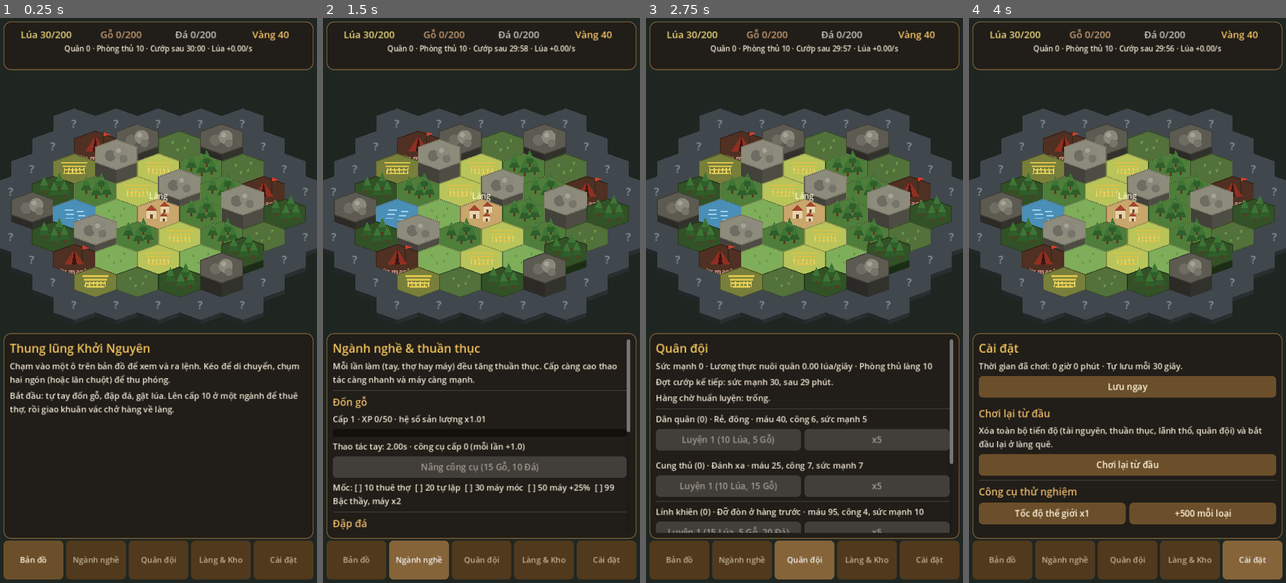
Above: before the commit, frames 1-4 (left to right).
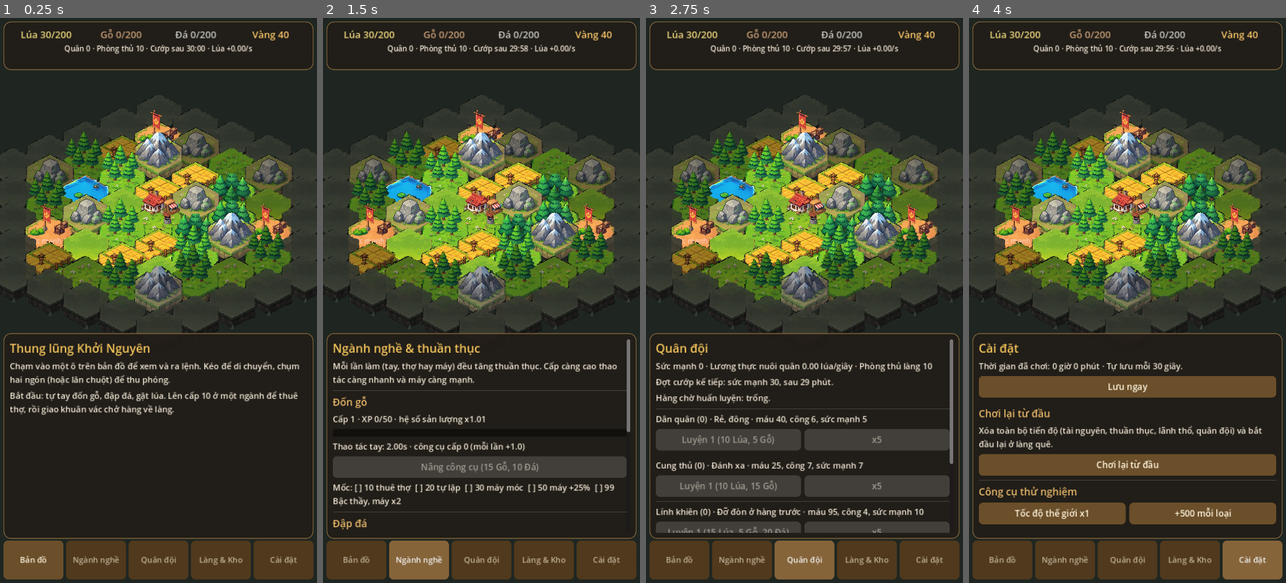
Above: after the commit, the same moments.

Repository: Toanh26/Idle_sur
Game: Godot game, scene res://scenes/Main.tscn
Same seed, same stepped clock (60 frames per second), same inputs: the game is played once before the commit and once after it.
Inputs:
- Up to frame 1 (0.25 s): no input
- Up to frame 2 (1.5 s): click "Bản đồ" at 0.5 s; click "Ngành nghề" at 1.25 s
- Up to frame 3 (2.75 s): click "Quân đội" at 2 s
- Up to frame 4 (4 s): click "Làng & Kho" at 2.75 s; click "Cài đặt" at 3.5 s

The runs differ from the first frame. In frame 1, 30% of the frame differs, in the area x 0-100%, y 13-56%; in frame 2, 30%; in frame 3, 30%; in frame 4, 30%.

Commit message:
Dùng bộ asset ô lục giác cho bản đồ và trận đánh
- Cắt sprite sheet thành 9 ô gốc + 31 đồ vật (tools/slice_assets.py)
- Tự ghép thêm ô: làng, đồn thổ phỉ, rừng dày/thu, mỏ đá, ruộng cối xay,
  hồ có bến, núi tuyết, sương mù, đất hoang, đất nhiễm độc, mỏ tinh thể
- Đổi lưới sang lục giác đỉnh phẳng cho khớp asset
- Thợ, máy, cần cẩu, hàng rào, tháp vẽ bằng sprite; bàn trận dùng ô cỏ

Co-Authored-By: Claude Opus 5.5 <noreply@anthropic.com>
Claude-Session: https://claude.ai/code/session_01NNxgZzkCUdo89QeDQ3JDBB

Diff:
--- /dev/null
+++ b/assets/tiles/meta.json
@@ -0,0 +1,68 @@
+{
+ "canvas": [
+  200,
+  300
+ ],
+ "anchor": [
+  100,
+  170
+ ],
+ "face_w": 164.0,
+ "depth": 77,
+ "tiles": [
+  "camp",
+  "crystal",
+  "dirt",
+  "field",
+  "field_mill",
+  "fog",
+  "forest",
+  "forest_autumn",
+  "forest_small",
+  "grass",
+  "grass_flowers",
+  "grass_tall",
+  "mountain",
+  "mountain_snow",
+  "quarry",
+  "rocks",
+  "toxic",
+  "village",
+  "wasteland",
+  "water",
+  "water_dock"
+ ],
+ "props": [
+  "banner",
+  "bush_flower",
+  "bush_flower2",
+  "crate",
+  "crystal",
+  "dock",
+  "dock_boat",
+  "fence",
+  "flowers_white",
+  "flowers_yellow",
+  "grass_tuft",
+  "hay",
+  "house_blue",
+  "house_red",
+  "house_wood",
+  "lantern",
+  "log",
+  "log_mushroom",
+  "market",
+  "pine",
+  "pine2",
+  "rock_a",
+  "rock_b",
+  "rock_c",
+  "signpost",
+  "tower",
+  "tree_pink",
+  "tree_round",
+  "tree_round2",
+  "well",
+  "windmill"
+ ]
+}
--- a/scripts/battle_view.gd
+++ b/scripts/battle_view.gd
@@ -5,6 +5,7 @@
 signal finished(win: bool)
 
 const Hex = preload("res://scripts/hex.gd")
+const TileArt = preload("res://scripts/tile_art.gd")
 
 var arena: Control
 var title_label: Label
@@ -21,6 +22,8 @@
 var running := false
 var speed := 1
 var _font: Font
+var art = TileArt.new()
+var _board: Array = []
 
 
 func _ready() -> void:
@@ -297,20 +300,12 @@
 # ---------------------------------------------------------------- vẽ
 func _draw_arena() -> void:
 	var size := arena.size
-	# bàn lục giác
-	var hs := 34.0
-	var w := hs * sqrt(3.0)
-	var h := hs * 1.5 * Hex.SQUASH * 1.25
-	var rows := int(size.y * 0.62 / h)
-	var start_y := size.y * 0.16
-	for r in rows:
-		var off := (w / 2.0) if r % 2 == 1 else 0.0
-		var cols := int(size.x / w) + 2
-		for q in cols:
-			var c := Vector2(q * w + off - w / 2.0, start_y + r * h)
-			var pts := Hex.corners(c, hs - 2.0)
-			var shade := 0.04 * ((q + r) % 2)
-			draw_hex(pts, Color(0.30 + shade, 0.36 + shade, 0.24))
+	# bàn lục giác dùng ảnh ô cỏ; vòng ngoài là rừng
+	if _board.is_empty() or _board[0]["w"] != size.x:
+		_build_board(size)
+	for b in _board:
+		if not art.draw_tile(arena, b["name"], b["pos"], b["s"], b["mod"]):
+			draw_hex(Hex.corners(b["pos"], b["s"] - 2.0), Color(0.3, 0.36, 0.24))
 	# đạn
 	for s in shots:
 		var col := Color(0.6, 0.85, 1.0) if s["mine"] else Color(1.0, 0.6, 0.45)
@@ -342,5 +337,23 @@
 	arena.draw_string(_font, Vector2(20, size.y * 0.78), "Quân ta", HORIZONTAL_ALIGNMENT_LEFT, -1, 20, Color(0.7, 0.85, 1))
 
 
+func _build_board(size: Vector2) -> void:
+	_board.clear()
+	var hs := 42.0
+	var k := hs / Hex.SIZE
+	var center := Vector2(size.x / 2.0, size.y * 0.5)
+	var names := ["grass", "grass_flowers", "grass_tall"]
+	for c in Hex.coords_in_radius(Vector2i.ZERO, 9):
+		var pos: Vector2 = center + Hex.to_pixel(c.x, c.y) * k
+		if pos.x < -hs or pos.x > size.x + hs or pos.y < size.y * 0.1 or pos.y > size.y * 0.86:
+			continue
+		var edge := pos.x < hs * 1.2 or pos.x > size.x - hs * 1.2
+		var h := absi(c.x * 92821 ^ c.y * 68917)
+		var tname: String = ("forest_small" if h % 2 == 0 else "forest") if edge else names[h % 3]
+		_board.append({"pos": pos, "s": hs, "name": tname, "mod": Color(0.9, 0.9, 0.88), "w": size.x,
+			"y": pos.y})
+	_board.sort_custom(func(a, b): return float(a["y"]) < float(b["y"]))
+
+
 func draw_hex(pts: PackedVector2Array, col: Color) -> void:
 	arena.draw_colored_polygon(pts, col)
--- a/scripts/game.gd
+++ b/scripts/game.gd
@@ -120,12 +120,15 @@
 
 
 func _build_draw_order() -> void:
+	## Vẽ từ xa tới gần: ô có toạ độ màn hình y nhỏ hơn vẽ trước.
 	draw_order = tiles.keys()
 	draw_order.sort_custom(func(a, b):
 		var ta: Dictionary = tiles[a]
 		var tb: Dictionary = tiles[b]
-		if int(ta["r"]) != int(tb["r"]):
-			return int(ta["r"]) < int(tb["r"])
+		var ya := 2 * int(ta["r"]) + int(ta["q"])
+		var yb := 2 * int(tb["r"]) + int(tb["q"])
+		if ya != yb:
+			return ya < yb
 		return int(ta["q"]) < int(tb["q"]))
 
 
--- a/scripts/hex.gd
+++ b/scripts/hex.gd
@@ -1,16 +1,16 @@
 extends RefCounted
-## Hàm hỗ trợ lưới lục giác (pointy-top, toạ độ axial q,r).
-## Trục Y bị ép lại (SQUASH) để tạo cảm giác nhìn 3/4 từ trên cao.
+## Hàm hỗ trợ lưới lục giác đỉnh phẳng (flat-top, toạ độ axial q,r) — khớp với bộ asset ô đất.
+## Trục Y bị ép lại (SQUASH) để tạo góc nhìn 3/4 từ trên cao.
 
 const SIZE := 48.0
-const SQUASH := 0.62
+const SQUASH := 0.634
 const ELEV_PX := 14.0
 const DIRS := [Vector2i(1, 0), Vector2i(1, -1), Vector2i(0, -1), Vector2i(-1, 0), Vector2i(-1, 1), Vector2i(0, 1)]
 
 
 static func to_pixel(q: int, r: int) -> Vector2:
-	var x := SIZE * sqrt(3.0) * (float(q) + float(r) / 2.0)
-	var y := SIZE * 1.5 * float(r) * SQUASH
+	var x := SIZE * 1.5 * float(q)
+	var y := SIZE * sqrt(3.0) * (float(r) + float(q) / 2.0) * SQUASH
 	return Vector2(x, y)
 
 
@@ -19,9 +19,10 @@
 
 
 static func corners(center: Vector2, size: float = SIZE) -> PackedVector2Array:
+	## Thứ tự: 0 phải, 1 dưới-phải, 2 dưới-trái, 3 trái, 4 trên-trái, 5 trên-phải.
 	var pts := PackedVector2Array()
 	for i in 6:
-		var ang := deg_to_rad(60.0 * i - 30.0)
+		var ang := deg_to_rad(60.0 * i)
 		pts.append(center + Vector2(size * cos(ang), size * sin(ang) * SQUASH))
 	return pts
 
--- a/scripts/map_view.gd
+++ b/scripts/map_view.gd
@@ -1,11 +1,11 @@
 extends Node2D
 ## Vẽ bản đồ lục giác góc nhìn 3/4 và xử lý chạm / kéo / thu phóng.
-## Hình tạm được vẽ bằng code. Nếu có file res://assets/tiles/<loại>.png thì dùng ảnh đó thay thế
-## (loại: village, forest, rock, field, grass, water, camp).
+## Ảnh ô lấy từ assets/tiles (tạo bởi tools/slice_assets.py); thiếu ảnh nào thì vẽ hình tạm bằng code.
 
 signal tile_tapped(key: String)
 
 const Hex = preload("res://scripts/hex.gd")
+const TileArt = preload("res://scripts/tile_art.gd")
 const ZOOM_MIN := 0.55
 const ZOOM_MAX := 2.2
 const PAN_LIMIT := 800.0
@@ -17,7 +17,7 @@
 var _press_pos := Vector2.ZERO
 var _touches := {}
 var _pinch_dist := 0.0
-var _tex_cache := {}
+var art = TileArt.new()
 var _time := 0.0
 var _font: Font
 
@@ -122,15 +122,33 @@
 	return Hex.to_pixel(int(t["q"]), int(t["r"])) + Vector2(0, -elev * Hex.ELEV_PX)
 
 
-func _tex(type: String) -> Texture2D:
-	if _tex_cache.has(type):
-		return _tex_cache[type]
-	var path := "res://assets/tiles/%s.png" % type
-	var tex: Texture2D = null
-	if ResourceLoader.exists(path):
-		tex = load(path)
-	_tex_cache[type] = tex
-	return tex
+func _hash(t: Dictionary) -> int:
+	return absi(int(t["q"]) * 73856093 ^ int(t["r"]) * 19349663)
+
+
+func _sprite_name(t: Dictionary) -> String:
+	## Chọn ảnh ô theo loại, trạng thái và biến thể ngẫu nhiên cố định theo toạ độ.
+	var h := _hash(t)
+	match String(t["type"]):
+		"village":
+			return "village"
+		"forest":
+			var v := h % 10
+			return "forest_autumn" if v == 0 else ("forest_small" if v < 4 else "forest")
+		"rock":
+			if int(t["elev"]) >= 2:
+				return "mountain_snow" if h % 3 == 0 else "mountain"
+			return "quarry" if int(t["npcs"]) > 0 or int(t["machine"]) > 0 else "rocks"
+		"field":
+			return "field_mill" if int(t["machine"]) > 0 else "field"
+		"grass":
+			var g := h % 6
+			return "grass_flowers" if g < 2 else ("grass_tall" if g < 4 else "grass")
+		"water":
+			return "water_dock" if h % 5 == 0 else "water"
+		"camp":
+			return "camp"
+	return "grass"
 
 
 func _draw() -> void:
@@ -144,62 +162,110 @@
 
 func _draw_fog(t: Dictionary) -> void:
 	var c := _tile_center(t)
+	if art.draw_tile(self, "fog", c, Hex.SIZE, Color(1, 1, 1, 0.9)):
+		return
 	var top := Hex.corners(c)
 	_draw_sides(top, 8.0, Color(0.16, 0.18, 0.19))
 	draw_colored_polygon(top, Color(0.25, 0.28, 0.3))
-	draw_string(_font, c + Vector2(-6, 8), "?", HORIZONTAL_ALIGNMENT_LEFT, -1, 22, Color(0.55, 0.6, 0.62))
 
 
 func _draw_sides(top: PackedVector2Array, depth: float, col: Color) -> void:
-	## Vẽ 2 mặt hông nhìn thấy được (cạnh dưới-phải và dưới-trái) thành 2 tứ giác lồi riêng.
+	## 3 mặt hông nhìn thấy của ô đỉnh phẳng: dưới-phải, dưới, dưới-trái. Mỗi mặt là một tứ giác lồi.
 	if depth <= 0.5:
 		return
 	var d := Vector2(0, depth)
-	var right := PackedVector2Array([top[1], top[2], top[2] + d, top[1] + d])
-	var left := PackedVector2Array([top[2], top[3], top[3] + d, top[2] + d])
-	draw_colored_polygon(right, col)
-	draw_colored_polygon(left, col.darkened(0.15))
+	draw_colored_polygon(PackedVector2Array([top[0], top[1], top[1] + d, top[0] + d]), col)
+	draw_colored_polygon(PackedVector2Array([top[1], top[2], top[2] + d, top[1] + d]), col.darkened(0.08))
+	draw_colored_polygon(PackedVector2Array([top[2], top[3], top[3] + d, top[2] + d]), col.darkened(0.18))
 
 
 func _draw_tile(key: String, t: Dictionary) -> void:
 	var type: String = t["type"]
 	var c := _tile_center(t)
 	var top := Hex.corners(c)
-	var col: Color = Data.TILES[type]["color"]
-	if not t["owned"]:
-		col = col.darkened(0.35)
-	_draw_sides(top, int(t["elev"]) * Hex.ELEV_PX + 8.0, col.darkened(0.45))
-	draw_colored_polygon(top, col)
+	var elev := int(t["elev"])
+	var mod := Color.WHITE if t["owned"] or type == "camp" else Color(0.62, 0.62, 0.62)
 	var outline := top.duplicate()
 	outline.append(top[0])
-	draw_polyline(outline, col.darkened(0.3), 2.0)
-
-	var tex := _tex(type)
-	if tex:
-		draw_texture_rect(tex, Rect2(c.x - 42, c.y - 62, 84, 84), false)
+
+	if art.has_tile(_sprite_name(t)):
+		# Ô được nâng cao: vẽ thêm cột đất phía dưới phần đất có sẵn trong ảnh.
+		if elev > 0:
+			var base_top := Hex.corners(c + Vector2(0, art.side_depth(Hex.SIZE) - 2.0))
+			_draw_sides(base_top, elev * Hex.ELEV_PX + 2.0, Color("5c3f27") * mod)
+		art.draw_tile(self, _sprite_name(t), c, Hex.SIZE, mod)
 	else:
+		var col: Color = Data.TILES[type]["color"]
+		if not t["owned"]:
+			col = col.darkened(0.35)
+		_draw_sides(top, elev * Hex.ELEV_PX + 8.0, col.darkened(0.45))
+		draw_colored_polygon(top, col)
+		draw_polyline(outline, col.darkened(0.3), 2.0)
 		_draw_decor(type, c, t)
 
 	_draw_buildings(t, c)
 
-	# Lãnh thổ chưa sở hữu: viền tối
-	if t["owned"] and type != "camp":
-		draw_polyline(outline, Color(1, 0.95, 0.7, 0.25), 1.0)
+	if type == "camp":
+		var idx := int(t["camp"])
+		draw_string(_font, c + Vector2(-50, 32), "Sức mạnh %d" % Data.camp_power(idx), HORIZONTAL_ALIGNMENT_CENTER, 100, 14, Color(1, 0.8, 0.75))
 
 	# Bãi chứa
 	var stock := float(t["stock"])
 	if stock >= 1.0:
 		var full := stock >= Data.STOCK_CAP - 0.5
-		var col_s := Color(1, 0.45, 0.35) if full else Color(1, 0.95, 0.75)
-		draw_string(_font, c + Vector2(-22, 26), "%d" % int(stock), HORIZONTAL_ALIGNMENT_CENTER, 44, 15, col_s)
+		var col_s := Color(1, 0.45, 0.35) if full else Color(1, 0.97, 0.8)
+		var tag := Rect2(c.x - 18, c.y + 14, 36, 18)
+		draw_rect(tag, Color(0, 0, 0, 0.55))
+		draw_string(_font, Vector2(tag.position.x, tag.position.y + 14), "%d" % int(stock), HORIZONTAL_ALIGNMENT_CENTER, 36, 14, col_s)
 
 	# Thao tác tay đang chạy
 	var p := Game.manual_progress(key)
 	if p > 0.0:
-		draw_arc(c + Vector2(0, -34), 13, -PI / 2, -PI / 2 + TAU * p, 24, Color(1, 0.9, 0.4), 4.0)
+		draw_arc(c + Vector2(0, -40), 13, 0, TAU, 24, Color(0, 0, 0, 0.5), 6.0)
+		draw_arc(c + Vector2(0, -40), 13, -PI / 2, -PI / 2 + TAU * p, 24, Color(1, 0.9, 0.4), 4.0)
 
 	if key == selected:
-		draw_polyline(outline, Color(1, 1, 1, 0.9), 3.5)
+		draw_polyline(outline, Color(1, 1, 1, 0.95), 3.0)
+
+
+func _draw_buildings(t: Dictionary, c: Vector2) -> void:
+	var type: String = t["type"]
+	var npcs := int(t["npcs"])
+	if npcs > 0 and type != "rock":
+		if not art.draw_prop(self, "house_wood", c + Vector2(-30, 6), 34):
+			draw_rect(Rect2(c.x - 38, c.y - 6, 16, 12), Color("8a6a3f"))
+		draw_string(_font, c + Vector2(-44, 22), "x%d" % npcs, HORIZONTAL_ALIGNMENT_LEFT, -1, 13, Color.WHITE)
+	elif npcs > 0:
+		draw_string(_font, c + Vector2(-44, 22), "x%d" % npcs, HORIZONTAL_ALIGNMENT_LEFT, -1, 13, Color.WHITE)
+	if int(t["machine"]) > 0 and type != "field":
+		if not art.draw_prop(self, "windmill", c + Vector2(30, 4), 44):
+			draw_circle(c + Vector2(28, -14), 9, Color("55595e"))
+		var puff := fmod(_time, 1.5) / 1.5
+		draw_circle(c + Vector2(34, -42 - puff * 14), 4 + puff * 4, Color(0.9, 0.9, 0.9, 0.6 * (1.0 - puff)))
+	if t["crane"]:
+		var b := c + Vector2(-32, 12)
+		draw_line(b, b + Vector2(0, -46), Color("d9a43a"), 3.0)
+		draw_line(b + Vector2(-6, -46), b + Vector2(28, -46), Color("d9a43a"), 3.0)
+		var hook := 8.0 + (sin(_time * 1.6) * 0.5 + 0.5) * 20.0
+		draw_line(b + Vector2(24, -46), b + Vector2(24, -46 + hook), Color("333333"), 1.5)
+		if not art.draw_prop(self, "crate", b + Vector2(24, -40 + hook + 10), 12):
+			draw_rect(Rect2(b.x + 20, b.y - 46 + hook, 8, 6), Color("8a6a3f"))
+	if int(t["porters"]) > 0:
+		var dir := Hex.to_pixel(0, 0) - Hex.to_pixel(int(t["q"]), int(t["r"]))
+		var n := int(t["porters"])
+		for i in mini(n, 3):
+			var k := fmod(_time * 0.35 + i * 0.33, 1.0)
+			var along := c + dir.normalized() * minf(dir.length(), 44.0) * (k if k < 0.5 else 1.0 - k) * 2.0
+			draw_circle(along + Vector2(0, 12), 4.0, Color(0, 0, 0, 0.3))
+			draw_circle(along + Vector2(0, 8), 3.5, Color("f0d9a0"))
+	var st: String = t["structure"]
+	if st == "rao":
+		if not art.draw_prop(self, "fence", c + Vector2(0, 16), 22):
+			draw_line(c + Vector2(-26, 0), c + Vector2(26, 0), Color("9a8248"), 2.0)
+		art.draw_prop(self, "fence", c + Vector2(-14, -4), 18)
+	elif st == "thap_cung":
+		if not art.draw_prop(self, "tower", c + Vector2(0, 14), 70):
+			draw_rect(Rect2(c.x - 9, c.y - 34, 18, 40), Color("8a6a3f"))
 
 
 func _draw_decor(type: String, c: Vector2, t: Dictionary) -> void:
@@ -246,53 +312,9 @@
 			draw_line(p + Vector2(16, -2), p + Vector2(16, -34), Color("3a2a1a"), 2.0)
 			var wave := sin(_time * 4.0) * 2.0
 			draw_colored_polygon(PackedVector2Array([p + Vector2(16, -34), p + Vector2(30, -30 + wave), p + Vector2(16, -26)]), Color("d23c2c"))
-			var idx := int(t["camp"])
-			draw_string(_font, c + Vector2(-40, 30), "Sức mạnh %d" % Data.camp_power(idx), HORIZONTAL_ALIGNMENT_CENTER, 80, 14, Color(1, 0.75, 0.7))
 
 
 func _draw_house(p: Vector2, s: float) -> void:
 	draw_rect(Rect2(p.x - 10 * s, p.y - 10 * s, 20 * s, 14 * s), Color("e6d3ad"))
 	draw_colored_polygon(PackedVector2Array([p + Vector2(-13, -10) * s, p + Vector2(13, -10) * s, p + Vector2(0, -22) * s]), Color("a2452f"))
 	draw_rect(Rect2(p.x - 3 * s, p.y - 4 * s, 6 * s, 8 * s), Color("6b4a2c"))
-
-
-func _draw_buildings(t: Dictionary, c: Vector2) -> void:
-	var npcs := int(t["npcs"])
-	if npcs > 0:
-		var p := c + Vector2(-30, -16)
-		draw_rect(Rect2(p.x - 8, p.y - 6, 16, 12), Color("8a6a3f"))
-		draw_colored_polygon(PackedVector2Array([p + Vector2(-10, -6), p + Vector2(10, -6), p + Vector2(0, -14)]), Color("5e4326"))
-		draw_string(_font, p + Vector2(-8, 22), "x%d" % npcs, HORIZONTAL_ALIGNMENT_LEFT, -1, 13, Color.WHITE)
-	if int(t["machine"]) > 0:
-		var g := c + Vector2(28, -14)
-		var a := _time * 2.5
-		draw_circle(g, 9, Color("55595e"))
-		for i in 6:
-			var ang := a + i * TAU / 6.0
-			draw_line(g, g + Vector2(cos(ang), sin(ang)) * 12.0, Color("7d838a"), 3.0)
-		draw_circle(g, 4, Color("c9a24a"))
-		var puff := fmod(_time, 1.5) / 1.5
-		draw_circle(g + Vector2(4, -14 - puff * 14), 4 + puff * 4, Color(0.85, 0.85, 0.85, 0.6 * (1.0 - puff)))
-	if t["crane"]:
-		var b := c + Vector2(-26, 14)
-		draw_line(b, b + Vector2(0, -40), Color("d9a43a"), 3.0)
-		draw_line(b + Vector2(-6, -40), b + Vector2(26, -40), Color("d9a43a"), 3.0)
-		var hook := 8.0 + (sin(_time * 1.6) * 0.5 + 0.5) * 18.0
-		draw_line(b + Vector2(22, -40), b + Vector2(22, -40 + hook), Color("444444"), 1.5)
-		draw_rect(Rect2(b.x + 18, b.y - 40 + hook, 8, 6), Color("8a6a3f"))
-	if int(t["porters"]) > 0:
-		# chấm nhỏ chạy qua lại tượng trưng khuân vác
-		var dir := Hex.to_pixel(0, 0) - Hex.to_pixel(int(t["q"]), int(t["r"]))
-		var k := fmod(_time * 0.4, 1.0)
-		var along := c + dir.normalized() * minf(dir.length(), 40.0) * (k if k < 0.5 else 1.0 - k) * 2.0
-		draw_circle(along + Vector2(0, 10), 3.5, Color("f0d9a0"))
-	var st: String = t["structure"]
-	if st == "rao":
-		for i in 5:
-			var x := -24.0 + i * 12.0
-			draw_line(c + Vector2(x, 10), c + Vector2(x, -6), Color("b39a5a"), 3.0)
-		draw_line(c + Vector2(-26, 0), c + Vector2(26, 0), Color("9a8248"), 2.0)
-	elif st == "thap_cung":
-		draw_rect(Rect2(c.x - 9, c.y - 34, 18, 40), Color("8a6a3f"))
-		draw_rect(Rect2(c.x - 13, c.y - 40, 26, 8), Color("6b4f2a"))
-		draw_colored_polygon(PackedVector2Array([c + Vector2(-14, -40), c + Vector2(14, -40), c + Vector2(0, -54)]), Color("a2452f"))
--- /dev/null
+++ b/scripts/tile_art.gd
@@ -0,0 +1,52 @@
+extends RefCounted
+## Nạp và vẽ asset ô đất / đồ vật (tạo bởi tools/slice_assets.py).
+## Mọi ảnh ô có cùng canvas; tâm mặt trên ô nằm ở ANCHOR. Thiếu ảnh thì hàm vẽ trả về false để dùng hình vẽ tạm.
+
+const CANVAS := Vector2(200, 300)
+const ANCHOR := Vector2(100, 170)
+const FACE_W := 164.0     # bề rộng mặt trên ô trong canvas
+const DEPTH := 77.0       # chiều dày phần đất bên hông trong canvas
+
+var _cache := {}
+
+
+func tex(path: String) -> Texture2D:
+	if _cache.has(path):
+		return _cache[path]
+	var full := "res://assets/%s.png" % path
+	var t: Texture2D = null
+	if ResourceLoader.exists(full):
+		t = load(full)
+	_cache[path] = t
+	return t
+
+
+func has_tile(name: String) -> bool:
+	return tex("tiles/" + name) != null
+
+
+func scale_for(hex_size: float) -> float:
+	return 2.0 * hex_size / FACE_W
+
+
+func side_depth(hex_size: float) -> float:
+	return DEPTH * scale_for(hex_size)
+
+
+func draw_tile(ci: CanvasItem, name: String, center: Vector2, hex_size: float, mod: Color = Color.WHITE) -> bool:
+	var t := tex("tiles/" + name)
+	if t == null:
+		return false
+	var k := scale_for(hex_size)
+	ci.draw_texture_rect(t, Rect2(center - ANCHOR * k, CANVAS * k), false, mod)
+	return true
+
+
+func draw_prop(ci: CanvasItem, name: String, foot: Vector2, height: float, mod: Color = Color.WHITE) -> bool:
+	## Vẽ đồ vật với chân (giữa cạnh dưới) tại foot, cao height px.
+	var t := tex("props/" + name)
+	if t == null:
+		return false
+	var w := height * float(t.get_width()) / float(t.get_height())
+	ci.draw_texture_rect(t, Rect2(foot.x - w / 2.0, foot.y - height, w, height), false, mod)
+	return true
Not shown, added: art_source/.gdignore
Binary file added: art_source/sheet_village.png
Binary file added: assets/props/banner.png
Binary file added: assets/props/bush_flower.png
Binary file added: assets/props/bush_flower2.png
Binary file added: assets/props/crate.png
Binary file added: assets/props/crystal.png
Binary file added: assets/props/dock.png
Binary file added: assets/props/dock_boat.png
Binary file added: assets/props/fence.png
Binary file added: assets/props/flowers_white.png
Binary file added: assets/props/flowers_yellow.png
(and 44 more such lines)
